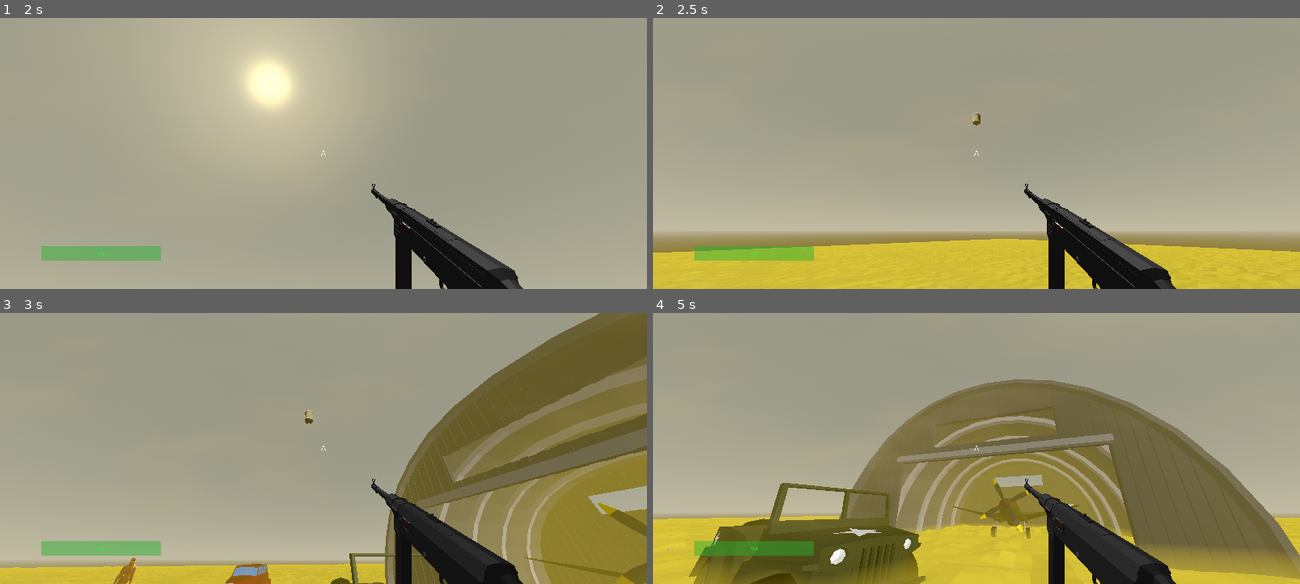
Above: before the commit, frames 1-4 (two rows, left to right).
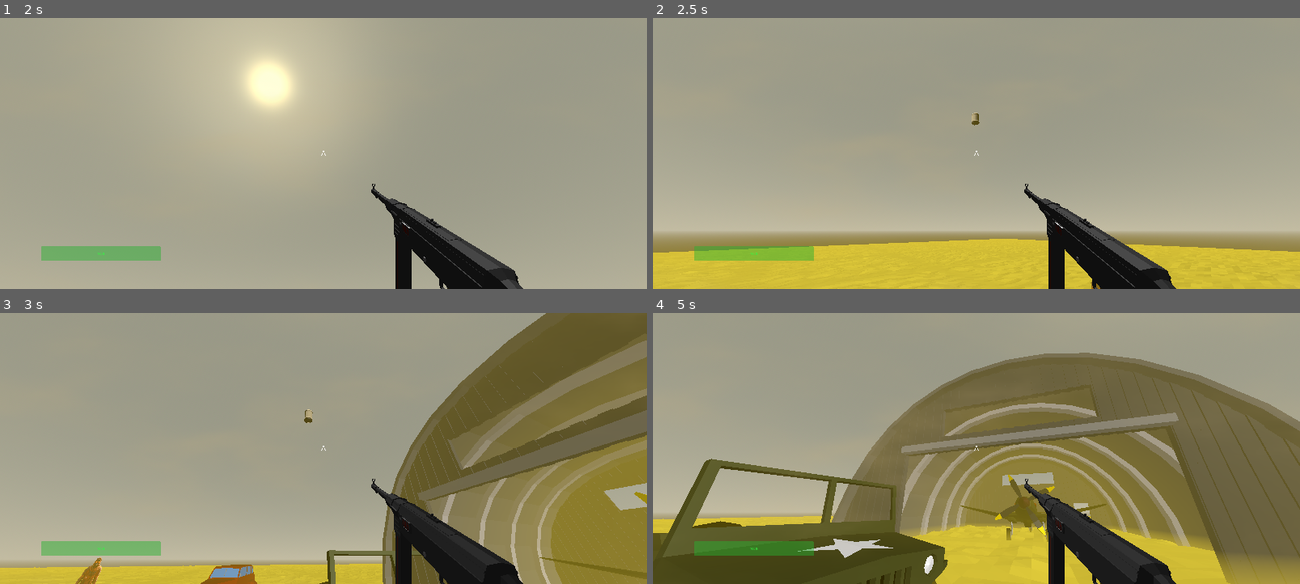
Above: after the commit, the same moments.

Repository: dinazaber/Desolate-Delivery
Game: Godot game, scene res://Scenes/MainMenu.tscn
The game is run twice, just before and just after one commit, with the same random seed, the same clock (stepped at 60 frames per second) and the same inputs.
Inputs (mouse positions are in pixels of both pictures, inside the frame that each line leads up to):
- Up to frame 1 (2 s): click "Start" at 0.5 s; tap Enter at 1.25 s; move the mouse to (465, 139) at 1.27 s; tap A (A) at 1.35 s; click (465, 139) at 1.42 s; tap D (D) at 1.55 s
- Up to frame 2 (2.5 s): tap Space (Space) at 2 s; move the mouse to (944, 153) at 2.02 s; tap D (D) at 2.1 s; tap R (R) at 2.3 s
- Up to frame 3 (3 s): move the mouse to (336, 443) at 2.77 s; tap R (R) at 2.85 s
- Up to frame 4 (5 s): right-click (989, 443) at 3.05 s; move the mouse to (970, 453) at 3.52 s; right-click (970, 453) at 3.6 s; tap S (S) at 3.8, 4.35 s; move the mouse to (1021, 451) at 4.27 s; tap W (W) at 4.55 s

Frame 1 is identical in both runs. In frame 2, less than 0.1% of the frame differs, in the area x 2-99%, y 34-100%; in frame 3, 14%; in frame 4, 28%, in the area x 0-100%, y 14-100%.

Commit message:
movement stuff cuz i got bored
ADDITION:
> now grenades knock you back (which is a mechanic i totally did NOT steal from team fortitude defence twice)
> [programmer only] added proper names to collision layers in godot so its easier to assign stuff

CHANGES:
> less air resistance so its easier to transition from blast-jumping to sliding
> more aero control cuz why not
> lowered the knockback from the off-hand shot gun to "encourage" blowing yourself up with a grenade
> grenade now does self damage
> self damage is now divided by 5

FIXES:
> now enemies receive proper knockback via knockBack(dir, pow, t) function

Diff:
--- a/Scenes/Grenade.tscn
+++ b/Scenes/Grenade.tscn
@@ -155,15 +155,15 @@
 mesh = ExtResource("1_be0jk")
 
 [node name="ExplosionBox1" type="Area3D" parent="." unique_id=1186377403]
-collision_layer = 2
-collision_mask = 2
+collision_layer = 10
+collision_mask = 10
 
 [node name="ExpCol1" type="CollisionShape3D" parent="ExplosionBox1" unique_id=1737517613]
 shape = SubResource("SphereShape3D_6rbch")
 
 [node name="ExplosionBox2" type="Area3D" parent="." unique_id=1138277971]
-collision_layer = 2
-collision_mask = 2
+collision_layer = 10
+collision_mask = 10
 
 [node name="ExpCol2" type="CollisionShape3D" parent="ExplosionBox2" unique_id=990750688]
 shape = SubResource("SphereShape3D_2jest")
--- a/Scenes/Player.tscn
+++ b/Scenes/Player.tscn
@@ -22,9 +22,11 @@
 
 [sub_resource type="CylinderShape3D" id="CylinderShape3D_nn08x"]
 height = 0.3
-radius = 4.5
+radius = 6.0
 
 [node name="Player" type="CharacterBody3D" unique_id=1941692924 groups=["Persist", "Player"]]
+collision_layer = 9
+collision_mask = 9
 floor_constant_speed = true
 floor_snap_length = 0.25
 script = ExtResource("1_g8lft")
@@ -48,7 +50,7 @@
 
 [node name="GroundSlamCheck" type="RayCast3D" parent="." unique_id=1505618429]
 transform = Transform3D(1, 0, 0, 0, 1, 0, 0, 0, 1, 0, -1, 0)
-target_position = Vector3(0, -2.5, 0)
+target_position = Vector3(0, -1.5, 0)
 
 [node name="GroundSlam" type="Area3D" parent="." unique_id=1921784648]
 collision_layer = 2
--- a/Scenes/test.tscn
+++ b/Scenes/test.tscn
@@ -118,7 +118,7 @@
 
 [node name="Sands" type="MultiMeshInstance3D" parent="NavigationRegion3D/StaticBody3D" unique_id=2144524272]
 transform = Transform3D(1, 0, 0, 0, 1, 0, 0, 0, 1, 0, 1.25, 0)
-layers = 16
+layers = 4
 cast_shadow = 0
 multimesh = SubResource("MultiMesh_iaow0")
 script = ExtResource("8_2cgwh")
--- a/Scripts/Enemy.gd
+++ b/Scripts/Enemy.gd
@@ -22,6 +22,7 @@
 var isInAttack: bool = false
 var damagedByPlayer: bool = false
 var dead: bool = false
+var knocked: bool = false
 
 func save():
 	var data = {
@@ -92,8 +93,8 @@
 
 	# Move toward player
 	var dir = (nextPathPos - global_position).normalized()
-	velocity.x = dir.x * speed
-	velocity.z = dir.z * speed
+	velocity.x = move_toward(velocity.x, dir.x * speed, 3.0)
+	velocity.z = move_toward(velocity.z, dir.z * speed, 3.0)
 	move_and_slide()
 
 	# Check transitions
@@ -109,7 +110,8 @@
 
 func process_attack_state():
 	# Stop movement during the swing
-	velocity = Vector3.ZERO
+	if !knocked:
+		velocity = Vector3.ZERO
 
 	# Decide: Player forever-napping or keep attaking?
 	if !player.dead and !isInAttack:
@@ -149,12 +151,16 @@
 func get_pounded(recieved_damage):
 	enemy_health -= recieved_damage
 	# Push away
-	velocity.y += 5
-	speed = -30
-	await get_tree().create_timer(0.1).timeout # this is so shitty D:
-	speed = 4
+	var push_dir = global_position - player.global_position
+	knockBack(push_dir, 15, 0.05)
 
 	checkLifeLine()
+
+func knockBack(direction, force, time):
+	knocked = true
+	velocity += direction * force
+	await get_tree().create_timer(time).timeout
+	knocked = false
 
 func checkLifeLine():
 	if enemy_health <= 0 and dead == false:
--- a/Scripts/Player.gd
+++ b/Scripts/Player.gd
@@ -17,6 +17,7 @@
 var accel_mod = 1.0 #acceleration modifier
 var dash: bool = false
 var canDash: bool = true
+var knocked: bool = false
 var crouch: bool = false
 var slam: bool = false
 var dead: bool = false
@@ -176,6 +177,10 @@
 
 	var direction = (transform.basis * Vector3(currentInput.y, 0, currentInput.x)).normalized()
 
+	if direction and !knocked:
+		velocity.x = move_toward(velocity.x, direction.x * speed, delta * 20.0 * accel_mod)
+		velocity.z = move_toward(velocity.z, direction.z * speed, delta * 20.0 * accel_mod)
+
 	#Basic movement & dash
 	if is_on_floor(): # grounded speed
 		if slam == true:
@@ -187,8 +192,6 @@
 
 
 		if direction:
-			velocity.x = move_toward(velocity.x, direction.x * speed, delta * 20.0 * accel_mod)
-			velocity.z = move_toward(velocity.z, direction.z * speed, delta * 20.0 * accel_mod)
 			if Input.is_action_just_pressed("Shift") and canDash and !crouch:
 				if canDash:
 					velocity = direction * dash_speed
@@ -215,15 +218,17 @@
 			velocity.y += slam_speed
 
 
-		velocity.x = lerp(velocity.x, direction.x * speed, delta * 1.5)
-		velocity.z = lerp(velocity.z, direction.z * speed, delta * 1.5)
+		velocity.x = lerp(velocity.x, direction.x * speed, delta * 0.5)
+		velocity.z = lerp(velocity.z, direction.z * speed, delta * 0.5)
 
 	handle_healthBar()
 	move_and_slide()
 
 
 
-func hit(recieved_damage, _type):
+func hit(recieved_damage, type):
+	if type == "player":
+		recieved_damage /= 5
 	player_health -= recieved_damage
 	checkLifeLine()
 
@@ -254,7 +259,7 @@
 
 		if !is_on_floor():
 			var direction = $PlayerCamera.global_transform.basis.z.normalized()
-			velocity = 20 * direction
+			knockBack(direction, 10, 0.2)
 
 		if playerRay.is_colliding():
 			if playerRay.get_collider().is_in_group("Enemy"):
@@ -272,6 +277,12 @@
 		for body in bodies:
 			body.get_pounded(slam_damage)
 
+func knockBack(direction, force, time): # dont delete it again, VLAD
+	knocked = true
+	velocity += direction * force
+	await get_tree().create_timer(time).timeout
+	knocked = false
+
 func checkLifeLine():
 	print(player_health)
 	if player_health <= 0 and dead == false:
--- a/Scripts/SniperTurret.gd
+++ b/Scripts/SniperTurret.gd
@@ -114,3 +114,8 @@
 	if eyes.is_colliding():
 		return eyes.get_collider().is_in_group("Player")
 	return false
+
+# --- Anti-Error Function Dump ---
+
+func knockBack(_a, _b, _c):
+	pass
--- a/Scripts/grenade.gd
+++ b/Scripts/grenade.gd
@@ -34,6 +34,7 @@
 		var bodies = current_exposion_box.get_overlapping_bodies()
 		for body in bodies:
 			body.hit(current_damage, "player")
+			body.knockBack(body.global_position - global_position, current_damage/15, 0.1)
 
 
 	$GenadeMesh.visible = false
@@ -46,9 +47,14 @@
 	print("boom")
 	queue_free()
 
+func _on_timer_timeout() -> void:
+	if !got_shot:
+		explode()
+
+# --- Anti-Error Function Dump ---
+
 func hit(_a,_b):
 	pass
 
-func _on_timer_timeout() -> void:
-	if !got_shot:
-		explode()
+func knockBack(_a, _b, _c):
+	pass
--- a/project.godot
+++ b/project.godot
@@ -188,6 +188,13 @@
 ]
 }
 
+[layer_names]
+
+3d_physics/layer_1="ground and player"
+3d_physics/layer_2="enemy and shoot-ables"
+3d_physics/layer_3="ground"
+3d_physics/layer_4="player"
+
 [rendering]
 
 renderer/rendering_method="mobile"
Not shown: 1 places in Scenes/Grenade.tscn that only renumber resources
Not shown, changed: Scripts/grenade.gd.uid
